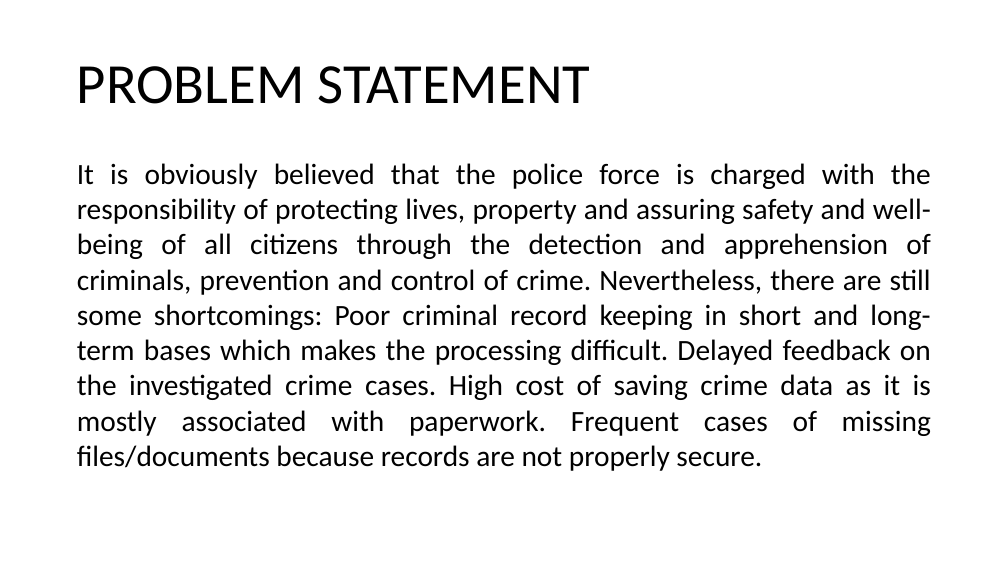
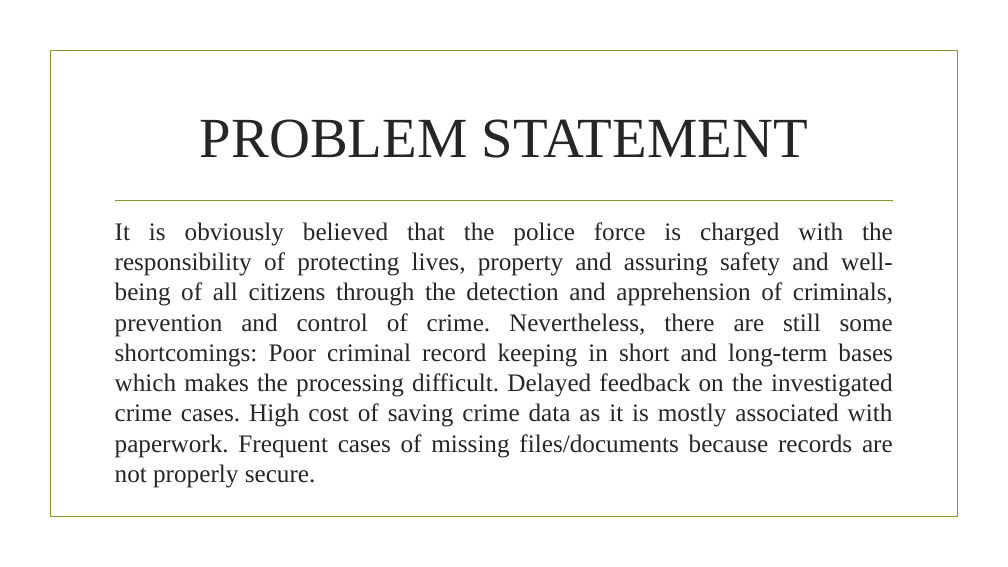
Before and after one commit to Lordwell-Manondo/Crime-Record-management-system, a slide deck: slide 3 of Crime record management system -1.pptx. Drawn at 1008x567 pixels with LibreOffice and Linux fonts; fonts in the diff are those of the drawing; background and template pictures are left out. Boxes give left, top, right and bottom in pixels: in the first picture for what was removed or moved away, otherwise in the second. Text is boxed around its words. In the diff, an @@ line names an element or a change of style, - is before the commit and + after.

```diff
--- a/Crime record management system -1.pptx
+++ b/Crime record management system -1.pptx
@@ rectangle added at (50,51,957,517), outline #83992A 1.25 pt @@
@@ title "PROBLEM STATEMENT": place and size @@
-title "PROBLEM STATEMENT" at (77,66,590,104)
+title "PROBLEM STATEMENT" at (200,119,808,158)
@@ title "PROBLEM STATEMENT" at (200,119,808,158): font Calibri to Times New Roman, text colour #000000 to #262626; alignment left to centre; line spacing 0.9 to 1 @@
@@ line added from (116, 200) to (893, 200), #83992A 1.25 pt @@
@@ text "It is obviously believed that ...": place and size @@
-text "It is obviously believed that ..." at (77,163,931,471)
+text "It is obviously believed that ..." at (115,222,893,488)
@@ text "It is obviously believed that ..." at (115,222,893,488): size 28 to 24 pt, font Calibri to Times New Roman, text colour #000000 to #262626 @@
```
Also in this commit, not shown: 8 other slides changed, 1 slide added, 3 slides removed, 5 other files.
